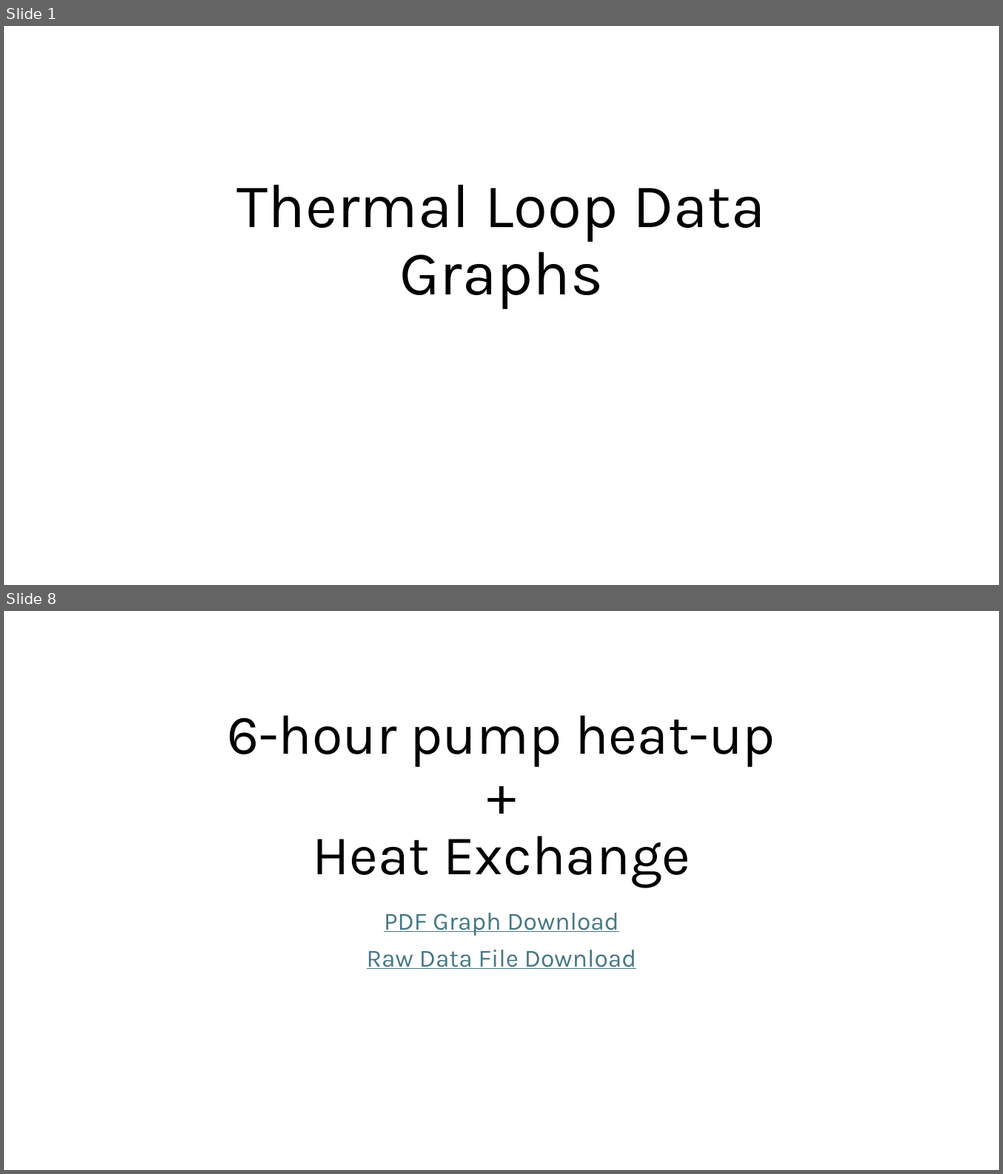
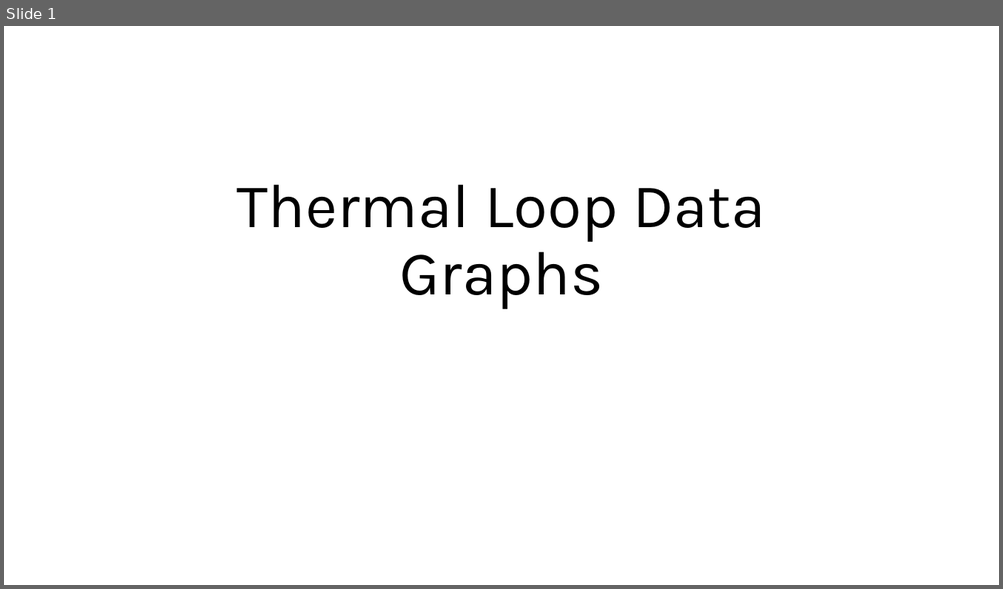
Before and after one commit to ARTS-Laboratory/thermal-loop, a slide deck: resources/Thermal_loop_data/Thermal Loop Data Graphs.pptx. Shown one above the other, each under a label of ours: slides 1 and 8 before the commit, slide 1 after it; the slides between them are not shown. The pictures are 1003x1174 and 1003x589 pixels, drawn with LibreOffice and Linux fonts; fonts in the diff are those of the drawing. Boxes give left, top, right and bottom in pixels: in the first picture for what was removed or moved away, otherwise in the second. Text is boxed around its words. In the diff, an @@ line names an element or a change of style, - is before the commit and + after.

```diff
--- a/resources/Thermal_loop_data/Thermal Loop Data Graphs.pptx
+++ b/resources/Thermal_loop_data/Thermal Loop Data Graphs.pptx
@@ slide 8 removed at box(4, 611, 999, 1170), background #FFFFFF @@
@@ title removed at box(227, 715, 775, 888) @@
-6-hour pump heat-up
-+
-Heat Exchange
@@ subtitle removed at box(367, 913, 636, 969) @@
-PDF Graph Download
-Raw Data File Download
```
Also in this commit, not shown: 6 slides changed, 15 other slides removed.
